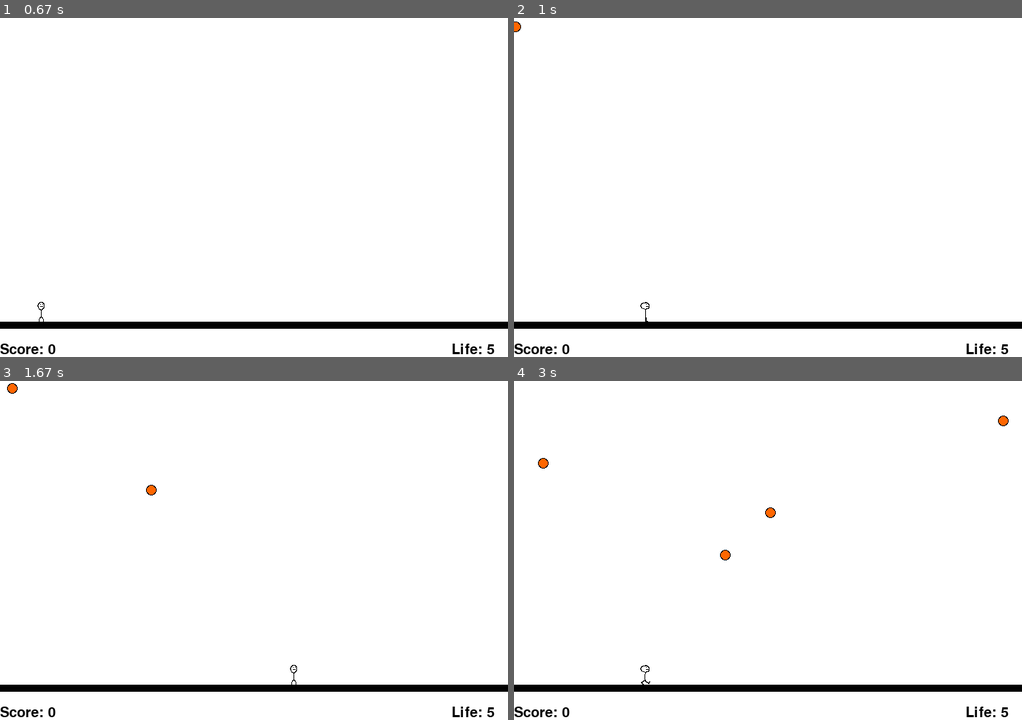
Above: before the commit, frames 1-4 (two rows, left to right).
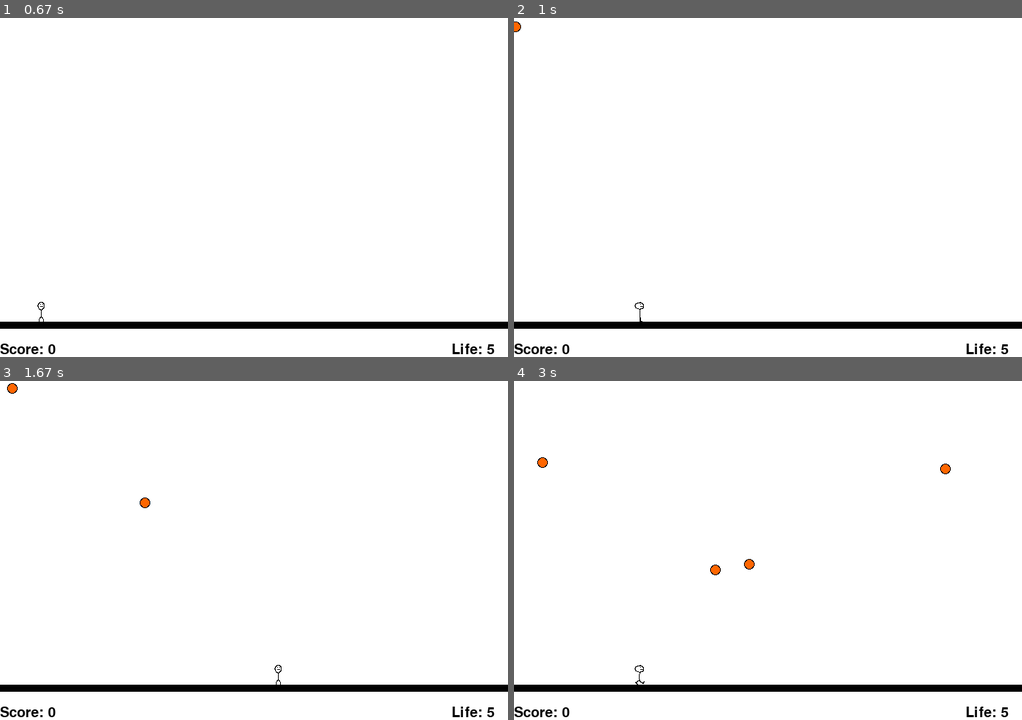
Above: after the commit, the same moments.

Repository: curtisxk38/pygame-DodgeGame
Game: pygame game, started from main.py
Same seed, same stepped clock (60 frames per second), same inputs: the game is played once before the commit and once after it.
Inputs (mouse positions are in pixels of both pictures, inside the frame that each line leads up to):
- Up to frame 1 (0.67 s): click "Start" at 0.38 s
- Up to frame 2 (1 s): hold Right from 0.67 s (still down); move the mouse to (747, 201) at 0.7 s
- Up to frame 3 (1.67 s): release Right at 1.13 s; hold Right 1.17-1.63 s
- Up to frame 4 (3 s): hold Left 1.67-2.2 s; hold Left 2.23-2.63 s; hold Right from 2.67 s (still down)

Frame 1 is identical in both runs. In frame 2, less than 0.1% of the frame differs, in the area x 23-27%, y 83-90%; in frame 3, 0.1%; in frame 4, 0.4%, in the area x 4-98%, y 10-90%.

Commit message:
Finished removing old broken timestep and cleaned up some hard coded values

Diff:
--- a/game.py
+++ b/game.py
@@ -109,14 +109,13 @@
             elif sprite in balls_collide_with and not self.rect.colliderect(sprite.rect):
                 balls_collide_with.remove(sprite)
 
-    def update(self, pressed_keys, sprite_group, dt):
+    def update(self, pressed_keys, sprite_group):
         change = vector.Vector(0, 0)
         for key in self.DIRECT_DICT:
             if pressed_keys[key]:
                 change.add_vector(self.DIRECT_DICT[key])
         self.change_direction(change)
-        frame_speed = self.speed * .016 # *dt
-        change.multiply_by_scalar(frame_speed)
+        change.multiply_by_scalar(self.speed)
         self.move.add_vector(change)
         self.rect.center = self.move.x, self.move.y
 
@@ -151,8 +150,6 @@
     def update(self, dt):
         self.velocity.add_vector(vector.Vector(0, .8))
         change = self.velocity
-        frame_speed = 60 * .0167
-        change.multiply_by_scalar(frame_speed)
         self.move.add_vector(change)
         self.rect.center = self.move.x, self.move.y
         for thingy in things:
@@ -227,7 +224,7 @@
         things.empty()
 
     def make_player(self):
-        player = Player(200, (0, 0, 16, 32))
+        player = Player(3, (0, 0, 16, 32))
         player.move.y = SCREEN_SIZE[1] - player.rect.height/2 - 50
         return player
 
@@ -256,10 +253,10 @@
         if self.pressed_keys[pygame.K_ESCAPE]:
             self.done = True
 
-    def update(self, screen, dt):
+    def update(self, screen):
         if life[0] > 0:
             self.ball_timer = self.make_balls(self.ball_timer)
-            self.player.update(self.pressed_keys, things, dt)
+            self.player.update(self.pressed_keys, things)
             things.update(.016)
             self.score_text.update("Score: " + str(score[0]))
             self.life_text.update("Life: " + str(life[0]))
--- a/instructions.py
+++ b/instructions.py
@@ -124,7 +124,7 @@
         if self.waiting_for_key and event.type == pygame.KEYDOWN:
             self.bind_key(event.key)
 
-    def update(self, screen, dt):
+    def update(self, screen):
         screen.fill((255, 255, 255))
         for button in self.buttonlist:
             button.update(screen)
--- a/main.py
+++ b/main.py
@@ -39,12 +39,12 @@
         self.state.previous = previous
 
 
-    def update(self, dt):
+    def update(self):
         if self.state.quit:
             self.game_done = True
         elif self.state.done:
             self.flip_state()
-        self.state.update(self.screen, dt)
+        self.state.update(self.screen)
 
     def event_loop(self):
         for event in pygame.event.get():
@@ -62,7 +62,7 @@
             lag+=self.clock.tick()
             self.event_loop()
             while lag >= ms_per_update:
-            	self.update(0)
+            	self.update()
             	lag -= ms_per_update
             pygame.display.update()
         pygame.mixer.music.stop()
--- a/menu.py
+++ b/menu.py
@@ -58,7 +58,7 @@
         if pygame.key.get_pressed()[pygame.K_ESCAPE]:
             self.quit = True
 
-    def update(self, screen, dt):
+    def update(self, screen):
         screen.fill((255, 255, 255))
         screen.blit(*self.title_text)
         for b in self.button_list:
--- a/scores.py
+++ b/scores.py
@@ -78,7 +78,7 @@
         if pygame.key.get_pressed()[pygame.K_ESCAPE]:
             self.done = True
 
-    def update(self, screen, dt):
+    def update(self, screen):
         screen.fill((255, 255, 255))
         if self.recent_score is not None:
             screen.blit(self.game_over_text, self.game_over_text_rect)
